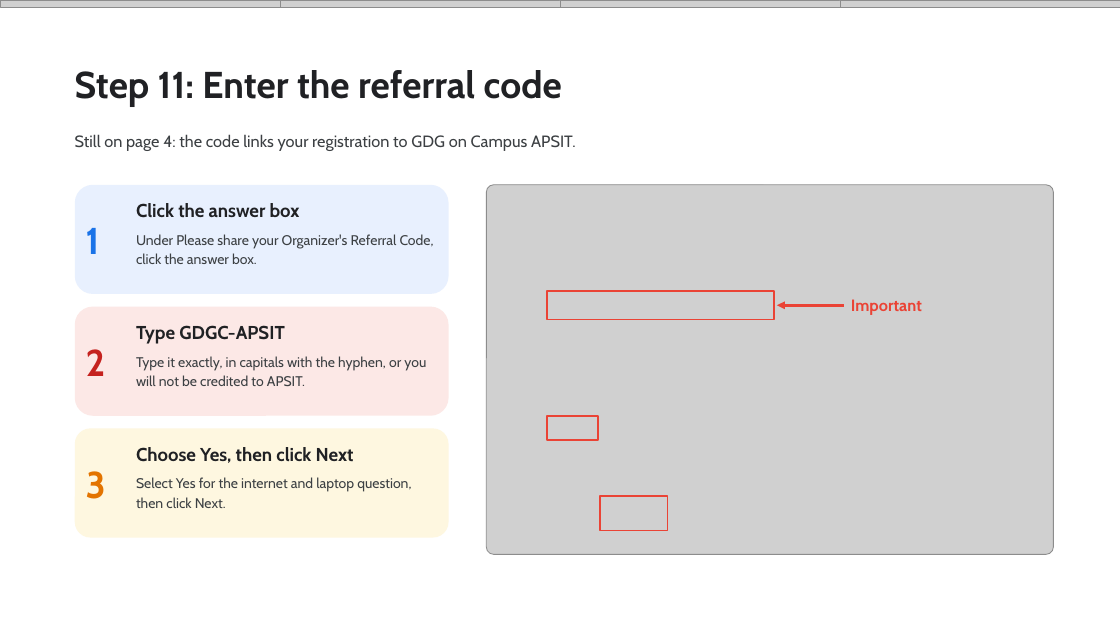
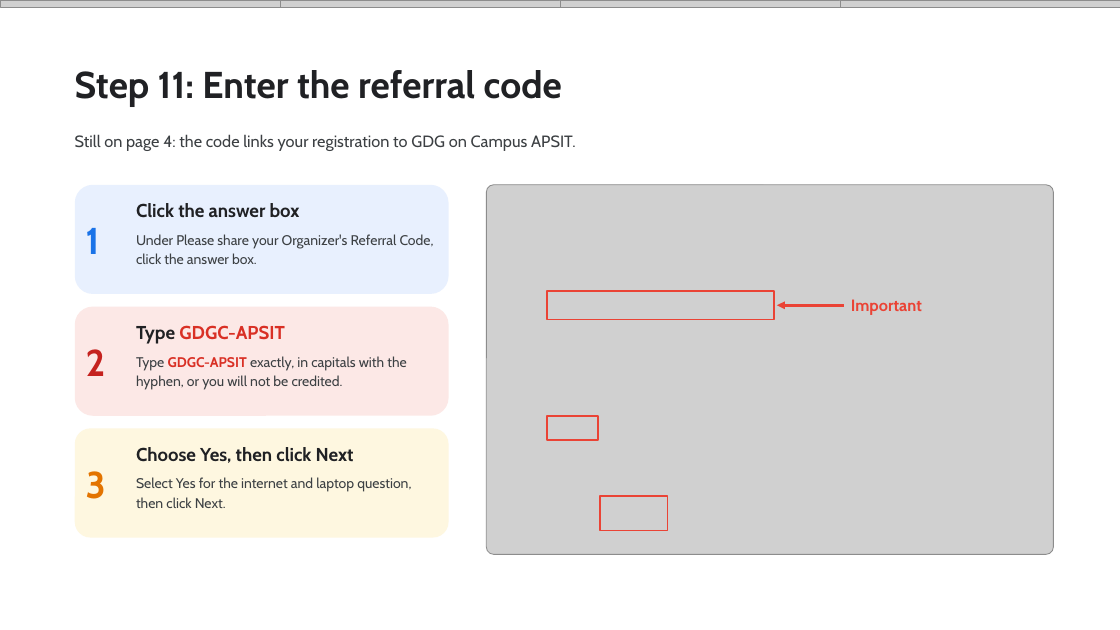
Before and after one commit to Viverun/Realism_Grade, a slide deck: slide 12 of Skill_Boost_Registration_Guide.pptx. Drawn at 1120x630 pixels with LibreOffice and Linux fonts; fonts in the diff are those of the drawing; grey boxes stand for pictures. Boxes give left, top, right and bottom in pixels: in the first picture for what was removed or moved away, otherwise in the second. Text is boxed around its words. In the diff, an @@ line names an element or a change of style, - is before the commit and + after.

```diff
--- a/Skill_Boost_Registration_Guide.pptx
+++ b/Skill_Boost_Registration_Guide.pptx
@@ text "Type GDGC-APSIT" at box(136, 325, 285, 344): text colour #202124 to #D93025 in "GDGC-APSIT" @@
@@ text at box(136, 356, 406, 390): text changed @@
-Type it exactly, in capitals with the hyphen, or you will not be credited to APSIT.
+Type GDGC-APSIT exactly, in capitals with the hyphen, or you will not be credited.
```
Also in this commit, not shown: 1 other file.
